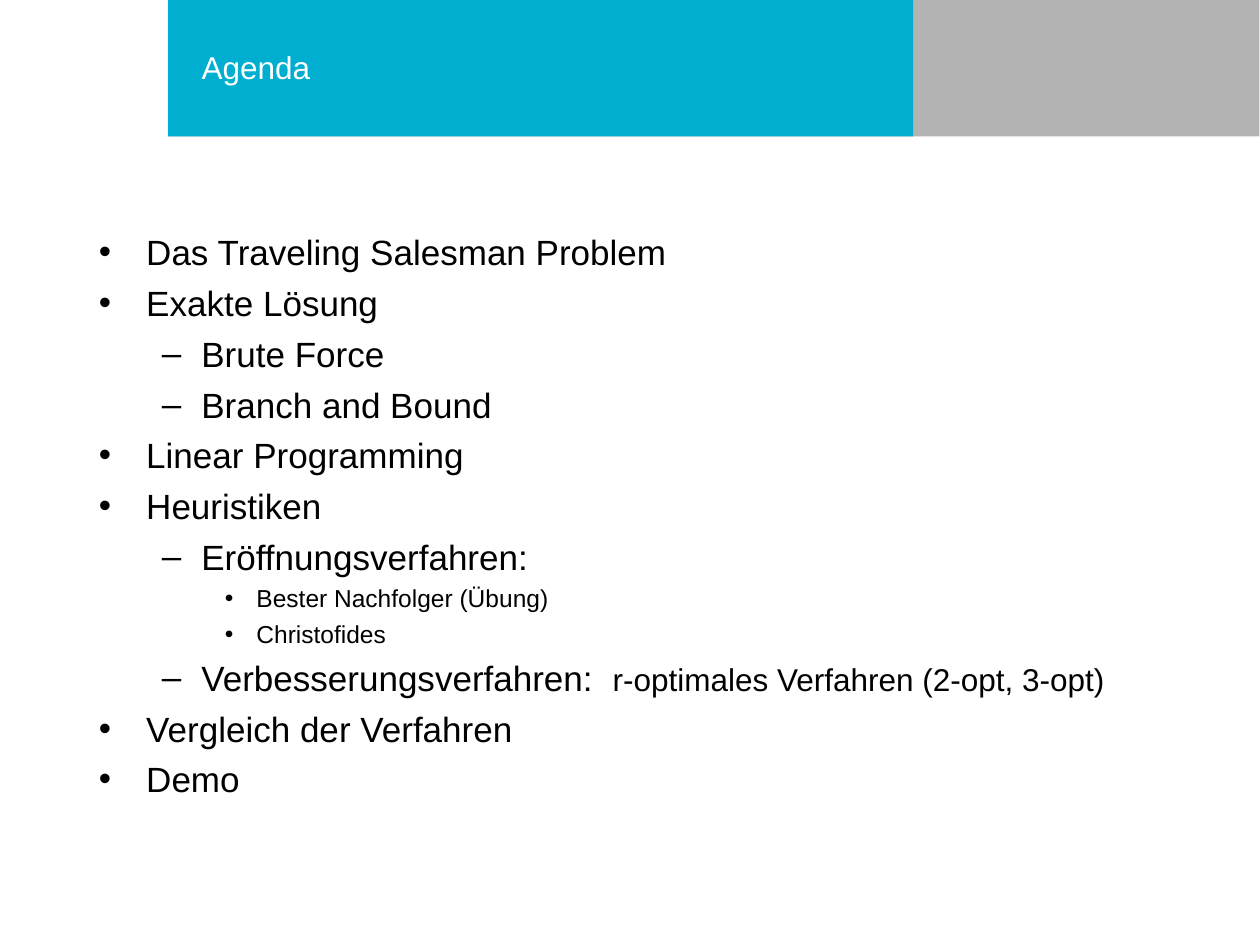
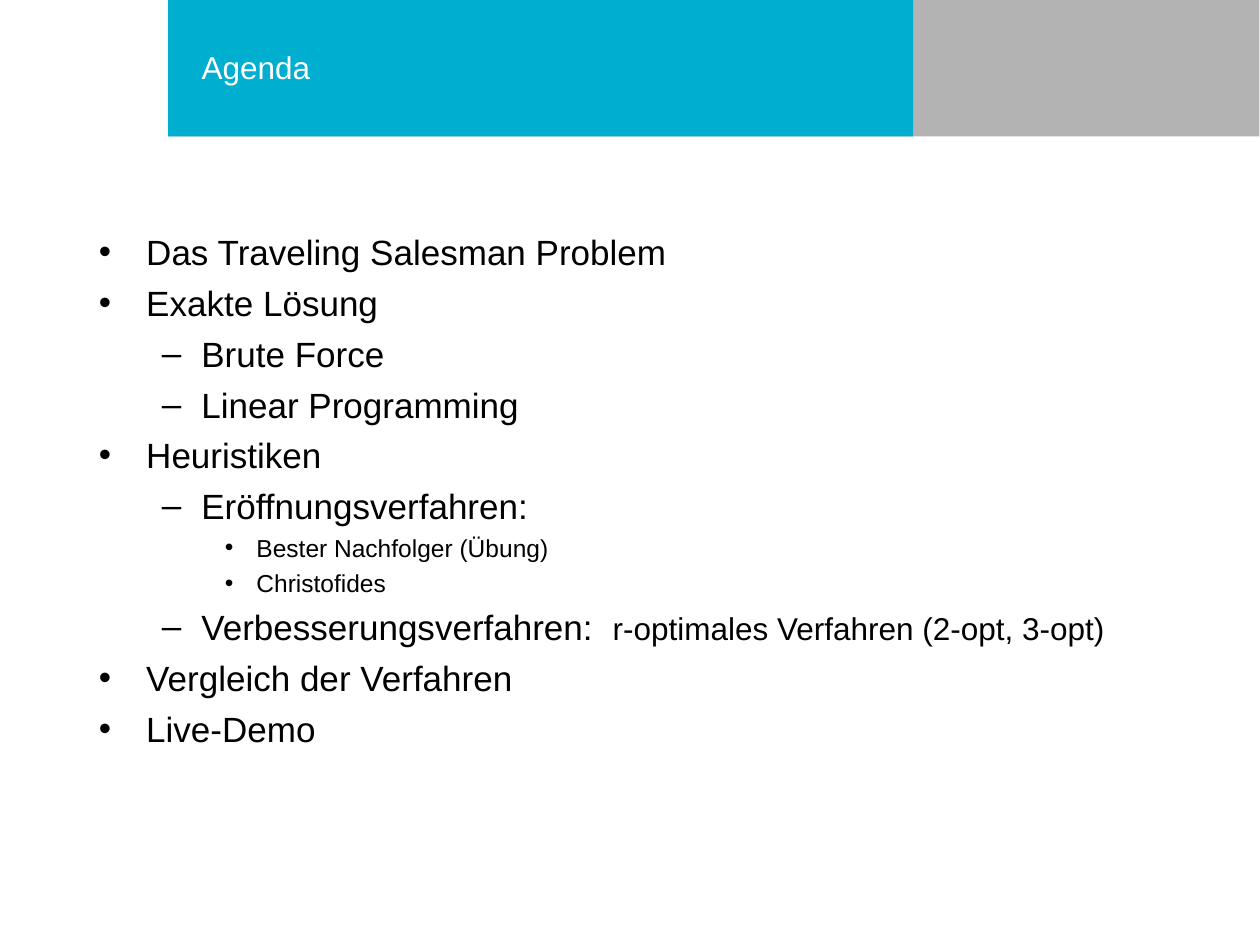
Before and after one commit to philurlaub/matlab2016, a slide deck: slide 2 of Präsentation.ppt. Drawn at 1260x945 pixels with LibreOffice and Linux fonts; fonts in the diff are those of the drawing; background and template pictures are left out. Boxes give left, top, right and bottom in pixels: in the first picture for what was removed or moved away, otherwise in the second. Text is boxed around its words. In the diff, an @@ line names an element or a change of style, - is before the commit and + after.

```diff
--- a/Präsentation.ppt
+++ b/Präsentation.ppt
@@ text at <box>201,392,491,419</box>: paragraph removed @@
-  – Branch and Bound
@@ text at <box>201,392,518,424</box>: bullet • to –; list level 1 to 2 in "Linear Programming" @@
@@ text at <box>146,716,315,743</box>: text changed @@
-• Demo
+• Live-Demo
```
Also in this commit, not shown: 5 other slides changed, 17 slides added, 2 slides removed.
